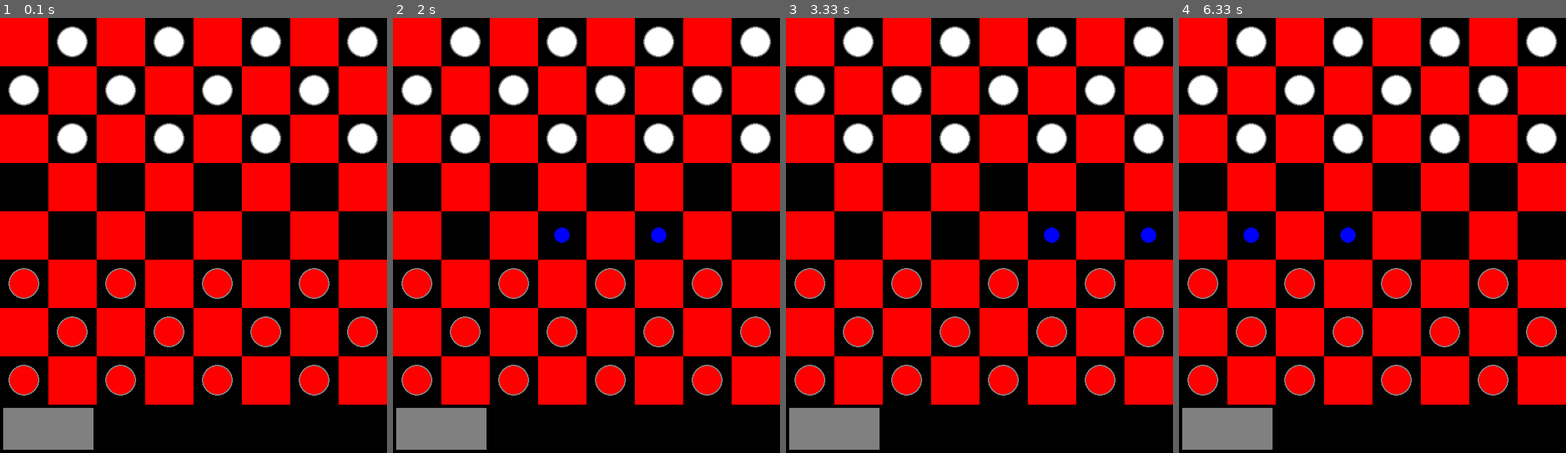
Above: before the commit, frames 1-4 (left to right).
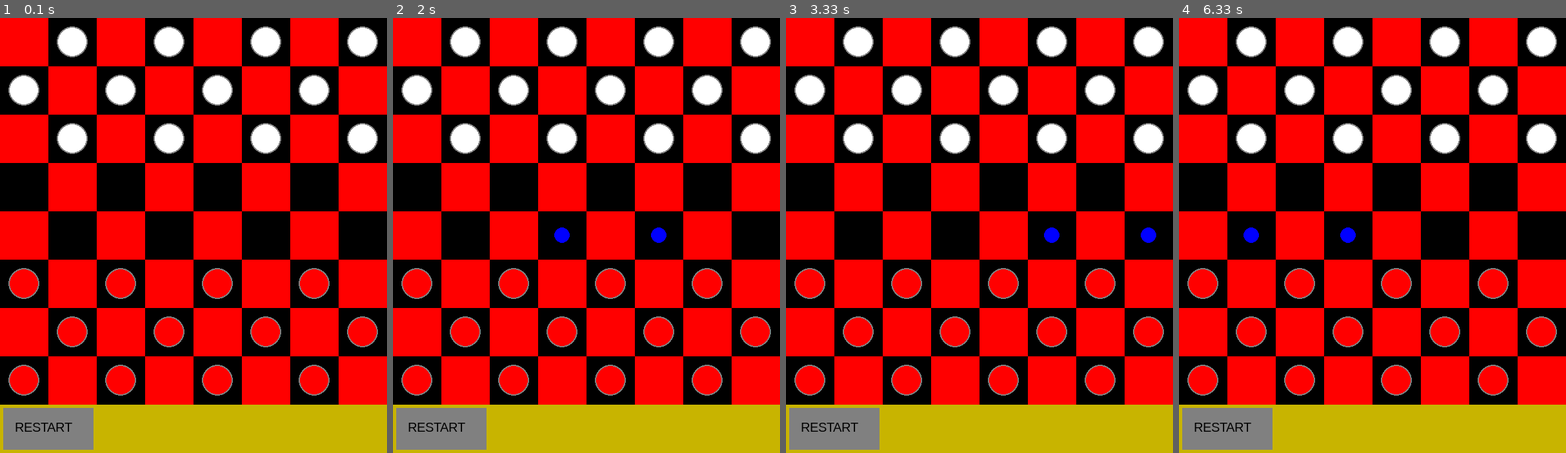
Above: after the commit, the same moments.

Repository: mzkaoq/checkers_pygame
Game: pygame game, started from main.py
Two runs of this game, one before a commit and one after it. Both use one fixed random seed, a clock stepped at 60 frames per second and the inputs below.
Inputs (mouse positions are in pixels of both pictures, inside the frame that each line leads up to):
- Up to frame 1 (0.1 s): no input
- Up to frame 2 (2 s): click (435, 426) at 0.38 s, where only the run after the commit has a clickable "RESTART"; click (466, 335) at 1.22 s; click (485, 74) at 1.55 s; click (590, 283) at 1.88 s
- Up to frame 3 (3.33 s): click (1080, 305) at 2.22 s
- Up to frame 4 (6.33 s): click (1221, 426) at 3.38 s, where only the run after the commit has a clickable "RESTART"; move the mouse to (1476, 283) at 5.3 s; click (1476, 283) at 5.35 s; click (1295, 270) at 6.25 s

The runs differ from the first frame. In frame 1, 9.0% of the frame differs, in the area x 0-100%, y 88-100%; in frame 2, 9.0%; in frame 3, 9.0%; in frame 4, 9.0%.

Commit message:
ogolne ulepszenia i zmiany

Diff:
--- a/checkers/board.py
+++ b/checkers/board.py
@@ -1,14 +1,15 @@
 import pygame
-from .constants import BLACK, WHITE, ROWS, COLS, RED, SQUARE_SIZE, GREY
+from .constants import BLACK, WHITE, ROWS, COLS, RED, SQUARE_SIZE, GREY, GOLD, FONT
 from .piece import Piece, King
 
 
 class Board:
-    def __init__(self):
+    def __init__(self, win):
         self.board = []
         self.red_left = self.white_left = 12
         self.red_kings = self.white_kings = 0
-        self.create_board2()
+        self.win = win
+        self.create_board2(win)
 
     def draw_squares(self, win):
         win.fill(BLACK)
@@ -16,10 +17,16 @@
             for col in range(row % 2, COLS, 2):
                 pygame.draw.rect(win, RED, (row * SQUARE_SIZE, col * SQUARE_SIZE, SQUARE_SIZE, SQUARE_SIZE))
 
-    def draw_button(self, win):
+    def draw_button_and_back(self, win):
+        pygame.draw.rect(win, GOLD, (0, 8 * SQUARE_SIZE, 8 * SQUARE_SIZE, 8 * SQUARE_SIZE))
         pygame.draw.rect(win, GREY, (0 * SQUARE_SIZE + 5, 8 * SQUARE_SIZE + 5, 2 * SQUARE_SIZE - 10, SQUARE_SIZE - 10))
 
-    def create_board2(self):
+    def show_text(self,win):
+        text = FONT.render("RESTART", True, (0, 0, 0))
+        win.blit(text, (0 * SQUARE_SIZE + SQUARE_SIZE//4+5, 8 * SQUARE_SIZE + SQUARE_SIZE//4+5))
+
+    def create_board2(self,win):
+        self.show_text(win)
         for i in range(ROWS):
             if i < 3:
                 self.board.append([Piece(i, x, WHITE) if x % 2 == (i + 1) % 2 else 0 for x in range(COLS)])
@@ -30,7 +37,8 @@
 
     def draw(self, win):
         self.draw_squares(win)
-        self.draw_button(win)
+        self.draw_button_and_back(win)
+        self.show_text(win)
         for row in range(ROWS):
             for col in range(COLS):
                 piece = self.board[row][col]
@@ -57,8 +65,8 @@
         right = piece.col + 1
         row = piece.row
         if piece.color == RED or piece.king:
-            moves.update(self._traverse_left(row - 1, max(row - 3, -1), -1, piece.color, left))
-            moves.update(self._traverse_right(row - 1, max(row - 3, -1), -1, piece.color, right))
+            moves.update(self._traverse_left(row - 1, max(row - 3, -3), -1, piece.color, left))
+            moves.update(self._traverse_right(row - 1, max(row - 3, -3), -1, piece.color, right))
         if piece.color == WHITE or piece.king:
             moves.update(self._traverse_left(row + 1, min(row + 3, ROWS), 1, piece.color, left))
             moves.update(self._traverse_right(row + 1, min(row + 3, ROWS), 1, piece.color, right))
--- a/checkers/constants.py
+++ b/checkers/constants.py
@@ -1,9 +1,10 @@
 import pygame
 
+pygame.font.init()
 WIDTH, HEIGHT = 600, 600
 ROWS, COLS = 8, 8
 SQUARE_SIZE = WIDTH // COLS
-BELT = WIDTH//8
+BELT = WIDTH // 8
 HEIGHT_BELT = HEIGHT + BELT
 # rgb
 RED = (255, 0, 0)
@@ -12,6 +13,7 @@
 BLUE = (0, 0, 255)
 GREY = (128, 128, 128)
 GREEN = (0, 150, 0)
-GOLD = (200,180,0)
+GOLD = (200, 180, 0)
 
 CROWN = pygame.transform.scale(pygame.image.load('checkers/crown.png'), (WIDTH // 20, HEIGHT // 38))
+FONT = pygame.font.Font('checkers/arial.ttf', 20)
--- a/checkers/game.py
+++ b/checkers/game.py
@@ -1,12 +1,12 @@
 import pygame
-from .constants import RED, WHITE, SQUARE_SIZE, BLUE
+from .constants import RED, WHITE, SQUARE_SIZE, BLUE, FONT
 from checkers.board import Board
 
 
 class Game:
     def __init__(self, win):
+        self.win = win
         self._init()
-        self.win = win
 
     def update(self):
         self.board.draw(self.win)
@@ -15,7 +15,7 @@
 
     def _init(self):
         self.selected = None
-        self.board = Board()
+        self.board = Board(self.win)
         self.turn = RED
         self.valid_moves = {}
 
--- a/main.py
+++ b/main.py
@@ -1,5 +1,5 @@
 import pygame
-from checkers.constants import WIDTH, HEIGHT, SQUARE_SIZE, RED, WHITE, HEIGHT_BELT
+from checkers.constants import WIDTH, HEIGHT, SQUARE_SIZE, RED, WHITE, HEIGHT_BELT,FONT
 from checkers.game import Game
 
 FPS = 60
@@ -23,8 +23,10 @@
         if game.winner() != None:
             if game.winner()==WHITE:
                 print("white has won")
+                break
             else:
                 print("red has won")
+                break
 
         for event in pygame.event.get():
             if event.type == pygame.QUIT:
